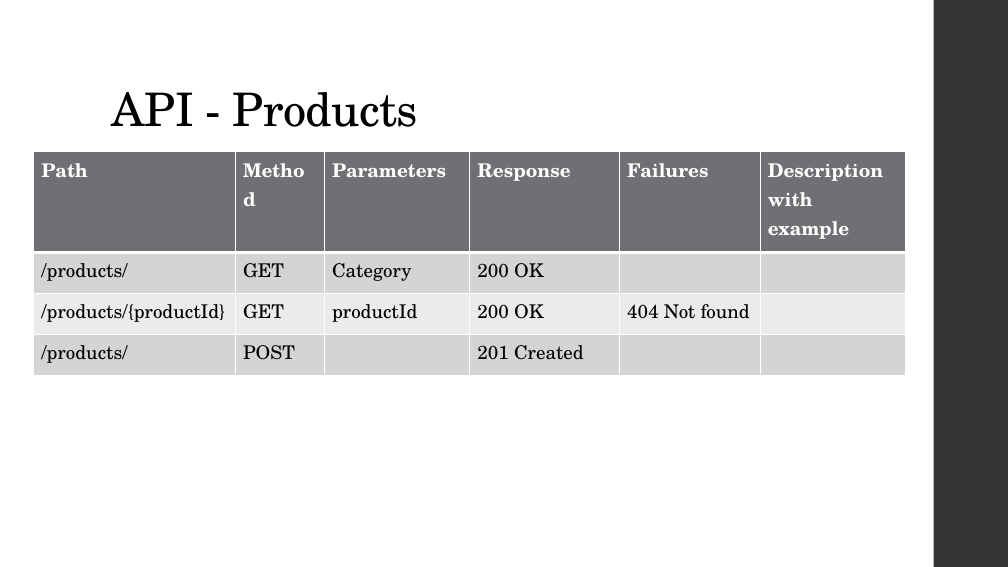
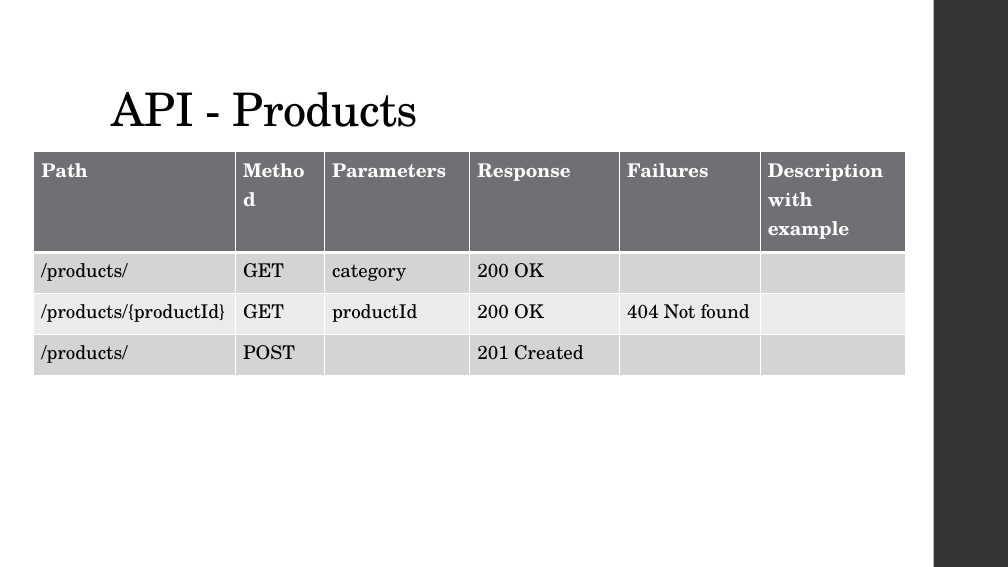
Before and after one commit to Rampastring/ties4560, a slide deck: slide 4 of Task-3/TIES4560 Task 3.pptx. Drawn at 1008x567 pixels with LibreOffice and Linux fonts; fonts in the diff are those of the drawing. Boxes give left, top, right and bottom in pixels: in the first picture for what was removed or moved away, otherwise in the second. Text is boxed around its words. In the diff, an @@ line names an element or a change of style, - is before the commit and + after.

```diff
--- a/Task-3/TIES4560 Task 3.pptx
+++ b/Task-3/TIES4560 Task 3.pptx
@@ table at (x1=34, y1=151, x2=906, y2=375) @@
-row 2, column 3: Category
+row 2, column 3: category
```
Also in this commit, not shown: 1 other slide changed, 1 other file.
